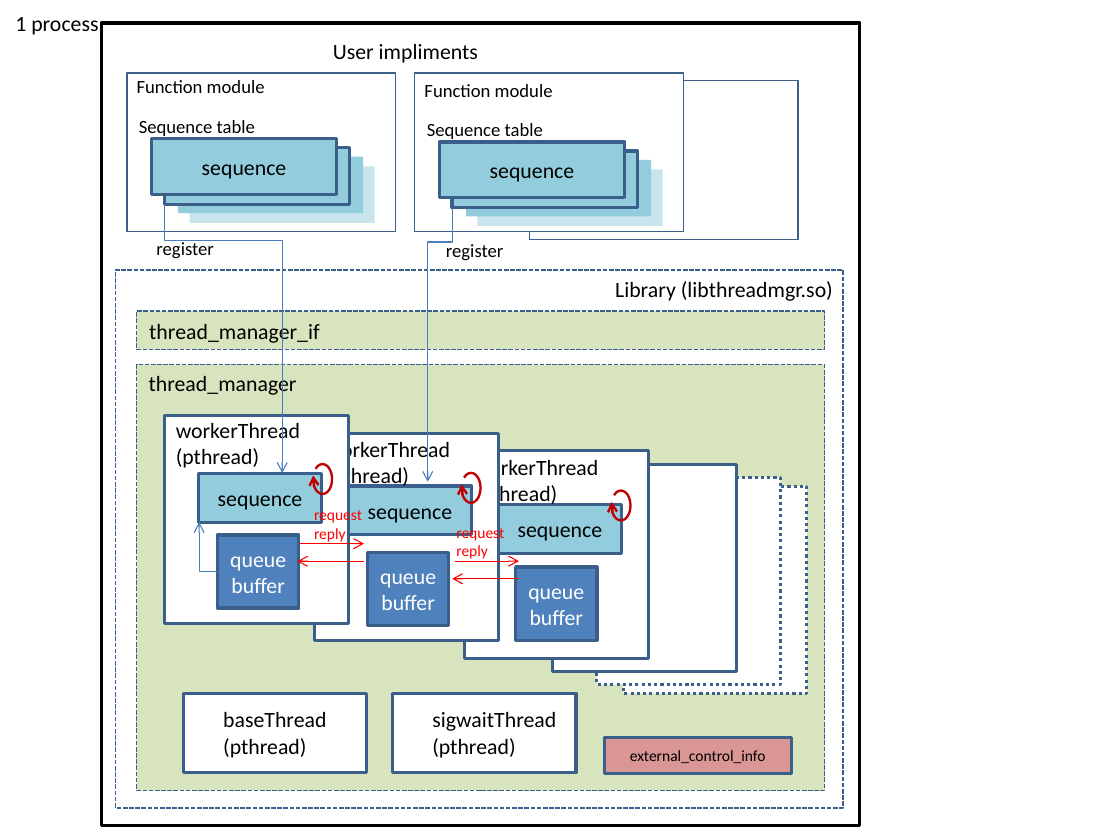
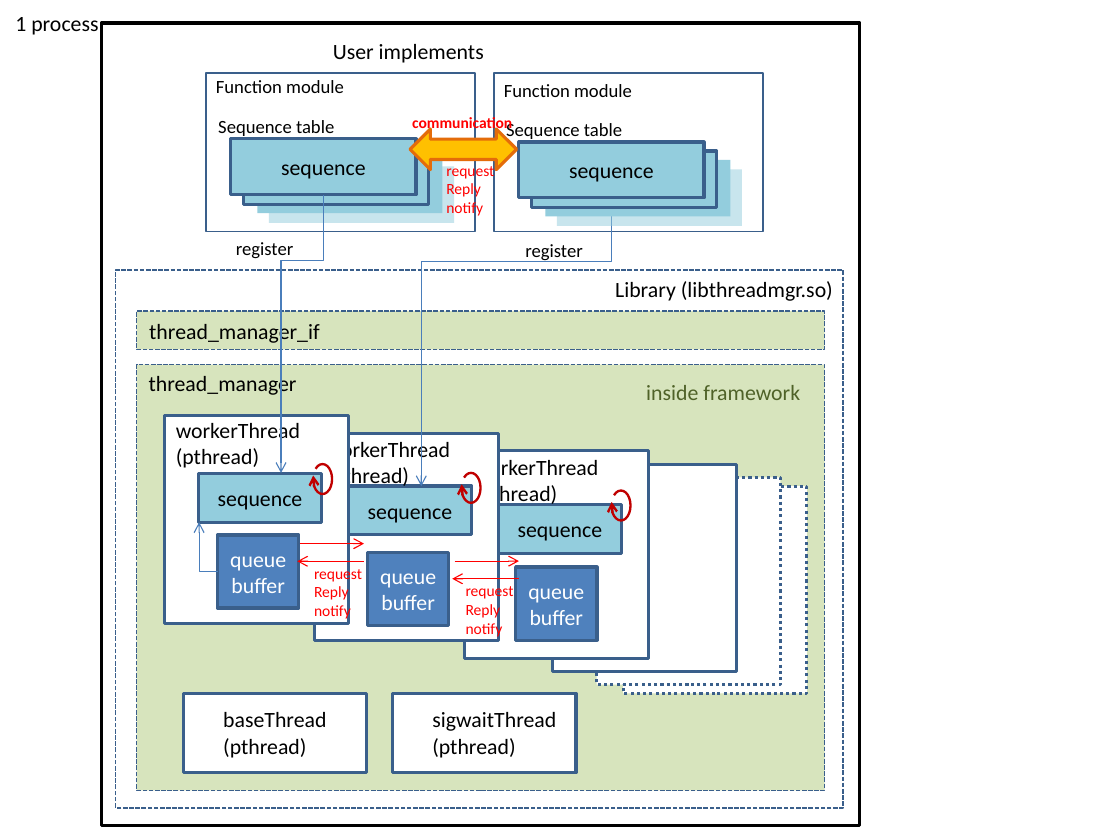
Before and after one commit to ysan/thread_manager, a slide deck: slide 1 of etc/thread_manager.pptx. Drawn at 1120x840 pixels with LibreOffice and Linux fonts; fonts in the diff are those of the drawing. Boxes give left, top, right and bottom in pixels: in the first picture for what was removed or moved away, otherwise in the second. Text is boxed around its words. In the diff, an @@ line names an element or a change of style, - is before the commit and + after.

```diff
--- a/etc/thread_manager.pptx
+++ b/etc/thread_manager.pptx
@@ text at <box>333,44,484,63</box>: text changed @@
-User impliments
+User implements
@@ rectangle removed at <box>530,81,799,240</box> @@
@@ text added at <box>412,115,512,133</box>, 10 pt, text #FF0000, bold @@
+communication
@@ left right arrow added at <box>410,129,516,169</box>, fill #FFC000, outline #E46C0A 2 pt @@
@@ text added at <box>446,162,494,218</box>, 10 pt, text #FF0000 @@
+request
+Reply
+notify
@@ 10 rectangles, 6 texts: place and size @@
-10 rectangles, 6 texts at <box>127,73,683,261</box>
+10 rectangles, 6 texts at <box>206,73,763,262</box>
@@ elbow arrow moved from (165, 205) - (282, 473) to (324, 195) - (281, 473) @@
@@ elbow arrow moved from (452, 207) - (428, 482) to (612, 198) - (421, 486) @@
@@ text added at <box>646,385,800,400</box>, 14 pt, text #4F6228 @@
+inside framework
@@ text "request": place and size @@
-text "request" at <box>314,507,362,542</box>
+text "request" at <box>314,565,362,621</box>
@@ text at <box>314,584,351,621</box>: text changed @@
-reply
+Reply
+notify
@@ text "request": place and size @@
-text "request" at <box>456,524,504,559</box>
+text "request" at <box>466,583,514,638</box>
@@ text at <box>466,602,503,638</box>: text changed @@
-reply
+Reply
+notify
@@ rectangle removed at <box>604,737,791,773</box> @@
-external_control_info
```
Also in this commit, not shown: 1 other slide changed, 1 slide added, 4 other files.
